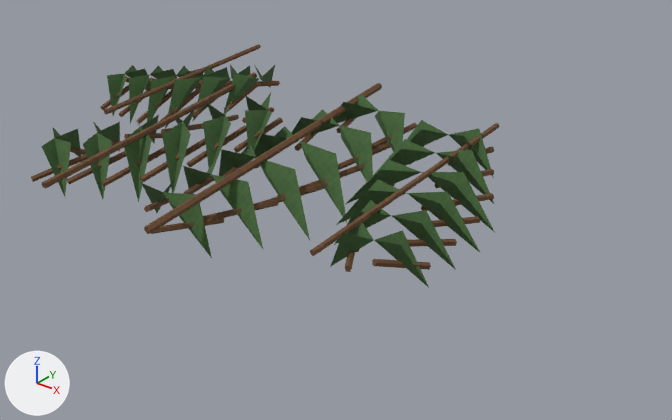
The OBJ model Assets/ProjectOEN/ProductionArt/Meshes/environment_set_dressing/en-008_palm_frond_ground_clutter__small.obj: old version first, new version second.
Camera for both pictures: a 50 mm camera at (1.179, -1.688, 0.763) aimed at (-0.026, -0.182, -0.171). The axes (+X, +Y, +Z) are drawn at lower left. The lights are the same throughout. The first picture is the older version. Where no turn or scale is listed for an object, it has been applied to the vertices. Vertices at exactly the same position are counted once.

Objects in the first picture: 'en-008_palm_frond_ground_clutter__small'.
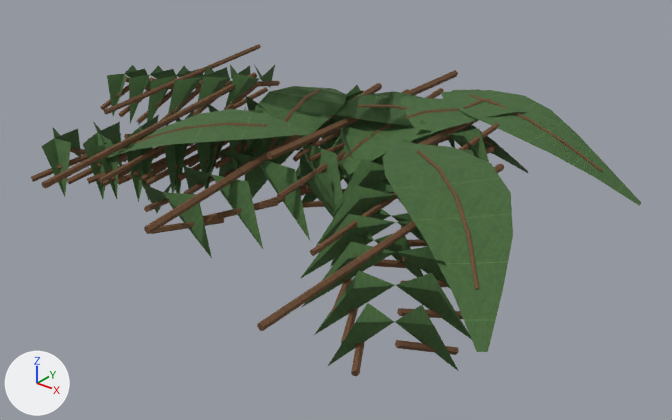
What differs and where, as boxes [x1, y1, x2, y2] in the pictures (672 x 420 px):
'en-008_palm_frond_ground_clutter__small', reshaped (30% wider, 36% taller)
    before: [31, 44, 500, 288]
    after: [31, 44, 641, 377]
part 1 of me_en_008_palm_frond_ground_clutter__small, added
    after: [295, 89, 408, 159]
part 2 of me_en_008_palm_frond_ground_clutter__small, added
    after: [99, 87, 268, 183]
part 3 of me_en_008_palm_frond_ground_clutter__small, added
    after: [214, 146, 248, 169]
part 4 of me_en_008_palm_frond_ground_clutter__small, added
    after: [177, 146, 231, 181]
part 5 of me_en_008_palm_frond_ground_clutter__small, added
    after: [146, 153, 198, 186]
part 6 of me_en_008_palm_frond_ground_clutter__small, added
    after: [277, 88, 444, 199]
part 7 of me_en_008_palm_frond_ground_clutter__small, added
    after: [257, 163, 504, 331]
part 8 of me_en_008_palm_frond_ground_clutter__small, added (green)
    after: [84, 70, 641, 377]

The change, as a list of edits to the scene's bpy script:
```text
Change me_en_008_palm_frond_ground_clutter__small:
    used by ob_en_008_palm_frond_ground_clutter__small; location = (0.0, 0.0, 0.0)
    remove me_en_008_palm_frond_ground_clutter__small.from_pydata(...)  # 800 vertices, 1152 faces; spans x -0.86..0.398, y -0.695..0.244, z -0.149..0.047
    add me_en_008_palm_frond_ground_clutter__small.from_pydata(...)  # 2231 vertices, 3360 faces; spans x -0.86..0.582, y -0.795..0.4, z -0.151..0.049
    me_en_008_palm_frond_ground_clutter__small part 1: the loose piece of 14 vertices spanning x -0.127..-0.087, y -0.674..0.107, z -0.057..0.042 is copied, and the copy is turned -66 degrees about the y axis through its middle and scaled by 0.636, then moved by (0.027, 0.249, -0.001); it spans x -0.112..-0.048, y -0.283..0.214, z -0.019..0.0
    me_en_008_palm_frond_ground_clutter__small part 2: the loose piece of 14 vertices spanning x -0.45..-0.379, y -0.695..0.002, z -0.037..0.03 is copied, and the copy is scaled about its middle by (0.744, 0.797, 0.852), then moved by (0.084, 0.014, -0.001); it spans x -0.357..-0.304, y -0.61..-0.055, z -0.033..0.024
    me_en_008_palm_frond_ground_clutter__small part 3: the loose piece of 12 vertices spanning x -0.219..-0.189, y -0.31..-0.172, z -0.037..0.013 is copied, and the copy is multiplied about its middle by the matrix ((0.93, 0.028, 0.18), (-0.02, 0.947, -0.045), (-0.181, 0.041, 0.93)), then moved by (-0.008, -0.058, -0.025); it spans x -0.232..-0.193, y -0.364..-0.234, z -0.061..-0.011
    me_en_008_palm_frond_ground_clutter__small part 4: the loose piece of 12 vertices spanning x -0.285..-0.242, y -0.396..-0.234, z -0.062..0.0 is copied, and the copy is multiplied about its middle by the matrix ((0.907, 0.032, 0.176), (-0.025, 0.923, -0.041), (-0.177, 0.036, 0.906)), then moved by (0.009, -0.044, -0.022); it spans x -0.281..-0.228, y -0.432..-0.285, z -0.081..-0.024
    me_en_008_palm_frond_ground_clutter__small part 5: the loose piece of 12 vertices spanning x -0.285..-0.242, y -0.396..-0.234, z -0.062..0.0 is copied, and the copy is multiplied about its middle by the matrix ((0.844, 0.07, 0.272), (-0.048, 0.884, -0.08), (-0.276, 0.061, 0.843)), then moved by (-0.042, -0.092, -0.033); it spans x -0.336..-0.275, y -0.477..-0.337, z -0.091..-0.036
    me_en_008_palm_frond_ground_clutter__small part 6: the loose piece of 14 vertices spanning x 0.224..0.255, y -0.57..0.045, z -0.038..0.04 is copied, and the copy is turned -19 degrees about the y axis through its middle, then moved by (-0.242, 0.169, -0.017); it spans x -0.012..0.006, y -0.402..0.213, z -0.056..0.024
    me_en_008_palm_frond_ground_clutter__small part 7: the loose piece of 14 vertices spanning x -0.127..-0.087, y -0.674..0.107, z -0.057..0.042 is copied, and the copy is turned 51 degrees about the y axis through its middle and scaled by 0.864, then moved by (0.44, -0.175, -0.003); it spans x 0.305..0.361, y -0.795..-0.121, z -0.049..0.027
    me_en_008_palm_frond_ground_clutter__small part 8: 1099 vertices added at x -0.541..0.582, y -0.731..0.4, z -0.151..0.049
    other edits to the shape of me_en_008_palm_frond_ground_clutter__small do not show in these pictures
```
